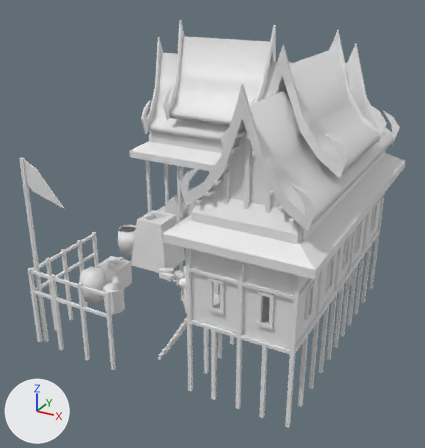
The COLLADA model art/meshes/structural/vyadhapurans/forge.dae: old version first, new version second.
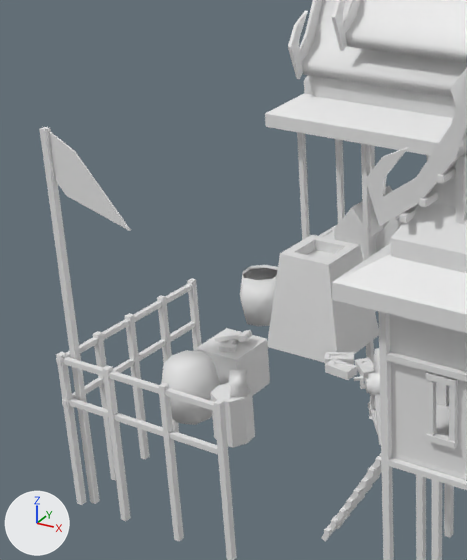
Old and new are each drawn whole from a camera (50 mm lens) standing at (18.0, -33.5, 20.9) and looking at (0.1, -1.0, 4.6) and again close up on the part from 0% to 54% of the width and 21% to 82% of the height. The lights are fixed; the arrows at lower left show +X, +Y and +Z. The first two pictures are the older version.

The first close-up shows 'vyadh_forge'.
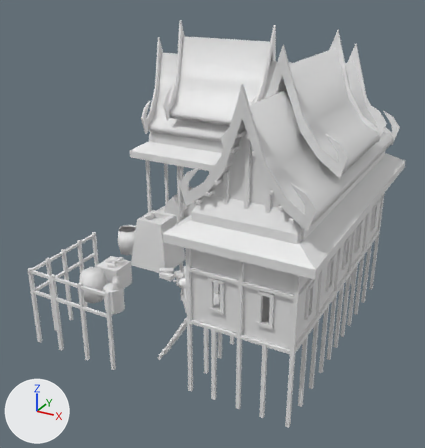
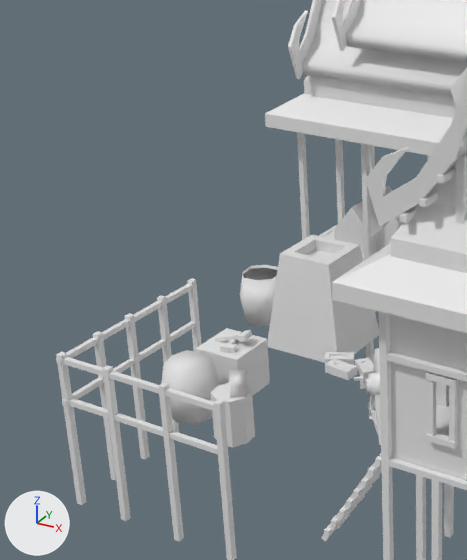
What changed in the scene script:
```text
Change me_vyadh_forge:
    used by ob_vyadh_forge; location = (0.0, 0.0, 0.0)
    remove me_vyadh_forge.from_pydata(...)  # 2763 vertices, 4152 faces; spans x -9.2..10.3, y -9.4..10.3, z -3.1..17.1
    add me_vyadh_forge.from_pydata(...)  # 2743 vertices, 4122 faces; spans x -9.2..10.3, y -9.4..10.3, z -3.1..17.1
    me_vyadh_forge part 1: the loose piece of 12 vertices spanning x -8.7..-5.8, y -8.9..-8.8, z 7.4..10.1 is deleted
    me_vyadh_forge part 2: the loose piece of 8 vertices spanning x -8.9..-8.7, y -9.0..-8.8, z -3.1..10.1 is deleted
```

What differs and where, as boxes (x1, y1, x2, y2) in the close-ups (467 x 560 px):
'vyadh_forge', reshaped
    before: (39, 0, 467, 560)
    after: (56, 0, 467, 560)
part 1 of me_vyadh_forge, deleted
    before: (48, 131, 131, 231)
part 2 of me_vyadh_forge, deleted
    before: (39, 127, 100, 504)
